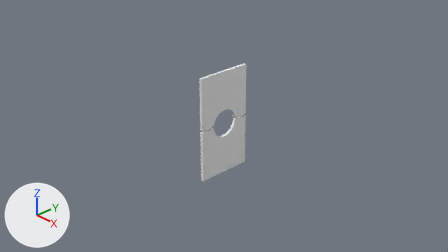
Before and after pictures for a commit that changed the Blender file assets_3D/environnements.blend.
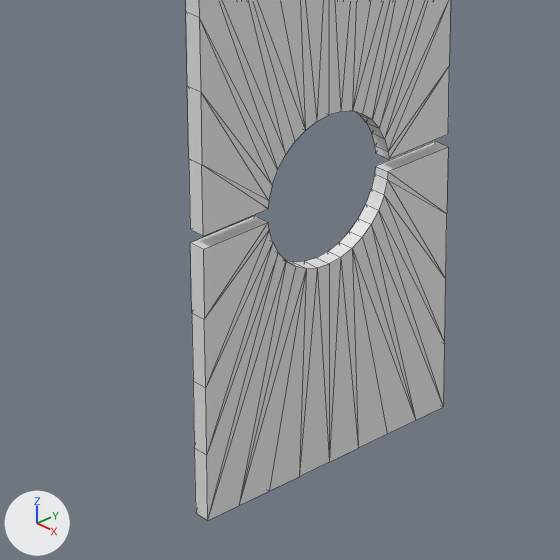
The first picture shows the older version from the file's camera 'Camera'. The close-ups show both versions on the part from 37% to 59% of the width and 36% to 75% of the height of that picture; other places that the commit changed are outside them. Every picture has the same lights, and +X, +Y and +Z are marked at lower left. The close-ups show mesh edges as thin lines. The same objects are shown in both versions, whatever each file hides.

In view in the first close-up: 'pivot'.
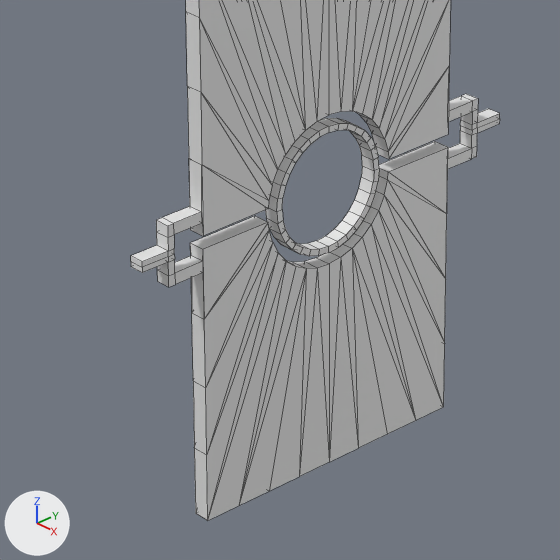
Changed parts and their boxes (x1, y1, x2, y2) in the close-ups (560 x 560 px):
'pivot', reshaped
    before: (186, 0, 451, 520)
    after: (131, 0, 500, 520)
part 1 of me_cube_004, added
    after: (265, 118, 379, 256)
part 2 of me_cube_004, built on
    before: (189, 159, 204, 319)
    after: (131, 94, 500, 319)

What changed in the scene script:
```text
Change me_cube_004:
    used by ob_pivot; location = (0.0, 0.0, 0.0); rotation_euler = (0.0, 0.0, 3.142), in degrees (0, 0, 180); scale = (0.03, 0.534, 1.0)
    remove me_cube_004.from_pydata(...)  # 36 vertices, 49 faces; spans x -1.0..1.0, y -1.0..0.0, z 0.02..1.0
    add me_cube_004.from_pydata(...)  # 96 vertices, 105 faces; spans x -1.0..1.0, y -1.46..0.0, z 0.0..1.0
    me_cube_004 part 1: a new loose piece of 36 vertices spanning x -0.92..0.92, y -0.42..0.0, z 0.0..0.22
    me_cube_004 part 2
    1 face is deleted
    12 vertices are added at x -0.89, y -1.46..-1.0, z 0.0..0.11
    12 new vertices lie (1.78, 0.0, 0.0) away from vertices in x -0.89, y -1.46..-1.0, z 0.0..0.11
    25 new faces join them
```
